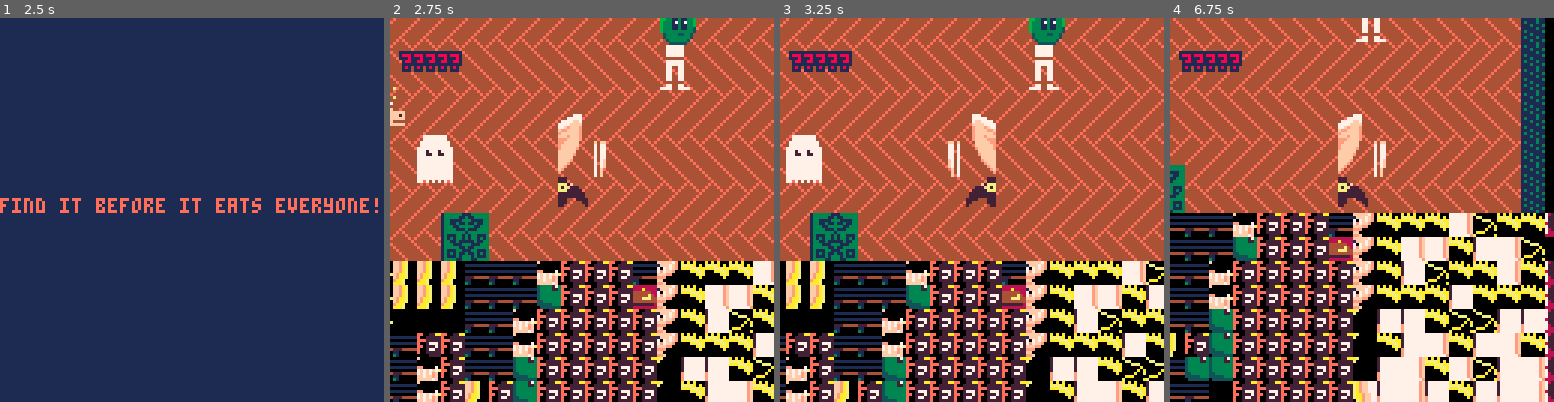
Above: before the commit, frames 1-4 (left to right).
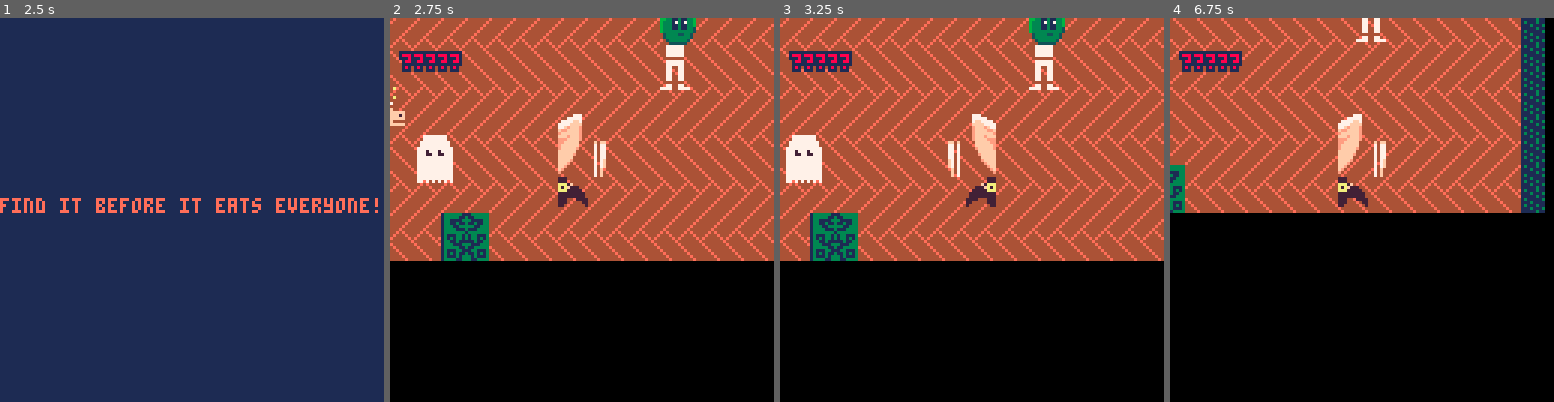
Above: after the commit, the same moments.

Repository: Alfie-Edwards/jaccuse
Game: PICO-8 cartridge game.p8
The game is run twice, just before and just after one commit, with the same random seed, the same clock (stepped at 60 frames per second) and the same inputs.
Inputs (mouse positions are in pixels of both pictures, inside the frame that each line leads up to):
- Up to frame 1 (2.5 s): tap X (X key) at 0.33, 1.07, 1.85 s; click (280, 121) at 0.67 s; tap O (Z key) at 0.7, 1.7, 2.1 s; click (46, 267) at 1.22 s; hold Right 1.6-2.1 s; click (107, 114) at 1.77 s; hold Up 2.15-2.42 s; click (172, 259) at 2.32 s; hold Right from 2.47 s (still down)
- Up to frame 2 (2.75 s): keep holding Right; tap O (Z key) at 2.5 s
- Up to frame 3 (3.25 s): click (1014, 106) at 2.87 s; tap O (Z key) at 2.9 s; tap X (X key) at 2.97 s; release Right at 3.03 s; hold Left from 3.08 s (still down)
- Up to frame 4 (6.75 s): tap O (Z key) every 0.4 s from 3.3 to 6.5 s; click (1465, 256) at 3.42 s; release Left at 3.58 s; hold Down 3.63-3.97 s; click (1231, 102) at 3.97 s; hold Right 4.02-4.68 s; tap X (X key) at 4.08, 5.2, 6.32 s; click (1292, 248) at 4.52 s; hold Up 4.73-5.03 s; click (1354, 94) at 5.07 s; hold Left 5.08-5.68 s; click (1419, 244) at 5.62 s; hold Down 5.73-6.03 s; hold Right 6.08-6.58 s; click (1481, 90) at 6.17 s; hold Right from 6.63 s (still down); click (1246, 236) at 6.72 s

Frame 1 is identical in both runs. In frame 2, 22% of the frame differs, in the area x 0-100%, y 63-100%; in frame 3, 23%; in frame 4, 33%, in the area x 0-100%, y 50-100%.

Commit message:
get rid of chaos

Diff:
--- a/game.p8
+++ b/game.p8
@@ -120,7 +120,7 @@
 	end
 
 	-- floor
-	map(0, 0, 0, 0, 128, 128)
+	map(0, 0, 0, 0, 32, 32)
 
 	-- carpet
 	draw_sprite(sprites.carpet, room.w/2, room.h - 16)
